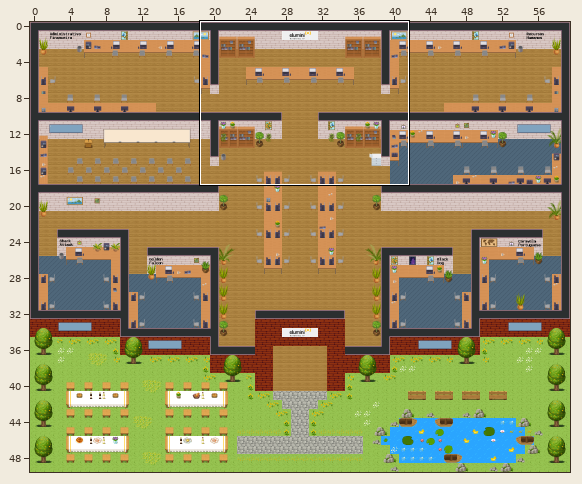
Two versions of a level (Tiled map (JSON), maps/mapEluminiTeams.tmj). The picture above shows the old version from afar; the outline marks the close-up.
Close-up. Old version:
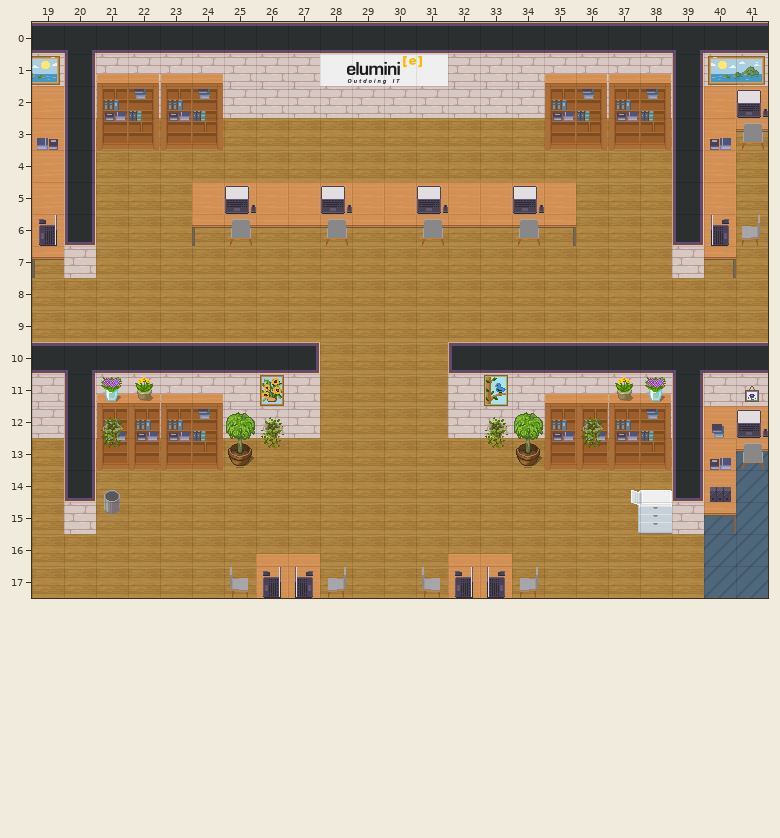
Cells are 32x32 px. Shown: x 19..41, y 0..17. The commit also changed other parts of the map, which this record leaves out. Layer "Cadeiras Segundo Saguao" is drawn -2,-93 px off the grid. Layer "Computadores Segundo Saguao" is drawn -1,-98 px off the grid.
And afterwards:
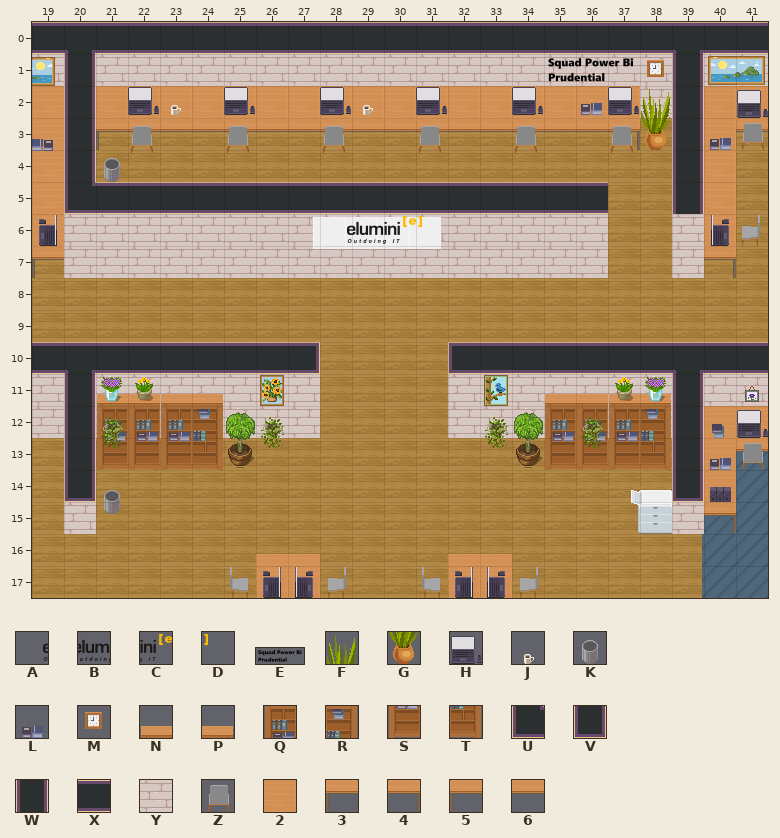
Key: from "Elumini_Logo_Long": A 0, B 1, C 2, D 3; from "Nome Sala": E 0 "salaPrudential"; from "WA_Decoration": F 75, G 87; from "WA_Miscellaneous": H 23, J 59, K 60, L 74, M 78; from "WA_Other_Furniture": N 0, P 1, Q 12, R 13, S 24, T 25; from "WA_Room_Builder": U 53, V 56, W 102, X 104, Y 310; from "WA_Seats": Z 118; from "WA_Tables": 2 11, 3 20, 4 21, 5 21 flipped left-right, 6 23.
_ is an empty cell.
Message: Sala Squad Power Bi Prudential
The edit:
layer "floor" offset 0,0 -> -2,0 px
layer "Sala AdmFin Decoração" offset 0,0 -> -5,1 px
layer "Cadeiras Segundo Saguao" offset 0,0 -> -3,-93 px
layer "Computadores Segundo Saguao" offset 0,0 -> -1,-99 px
layer "base logo elumini" offset 0,0 -> -7,163 px
Layer "Paredes":
y 5: x 20..36 W________________ -> UXXXXXXXXXXXXXXXX
y 6: x 20..36 V________________ -> YYYYYYYYYYYYYYYYY; x 39 V -> Y
y 7: x 21..36 ________________ -> YYYYYYYYYYYYYYYY
Layer "Segundo Saguao":
y 1: x 21..24 NPNP -> ____; x 35..38 NPNP -> E__M
y 2: x 21..38 QRQR__________QRQR -> 22222222222222222F
y 3: x 21..38 STST__________STST -> 56666666666666664G
y 4: x 21 _ -> K
y 5: x 24..35 222222222222 -> ____________
y 6: x 24..35 366666666664 -> ____________
Layer "Cadeiras Segundo Saguao":
y 6: x 22 _ -> Z; x 37 _ -> Z
Layer "Computadores Segundo Saguao":
y 5: x 22..23 __ -> HJ; x 29 _ -> J; x 36..37 __ -> LH
Layer "Logo Elumini":
y 1: x 28..31 ABCD -> ____
y 6: x 28..31 ____ -> ABCD
